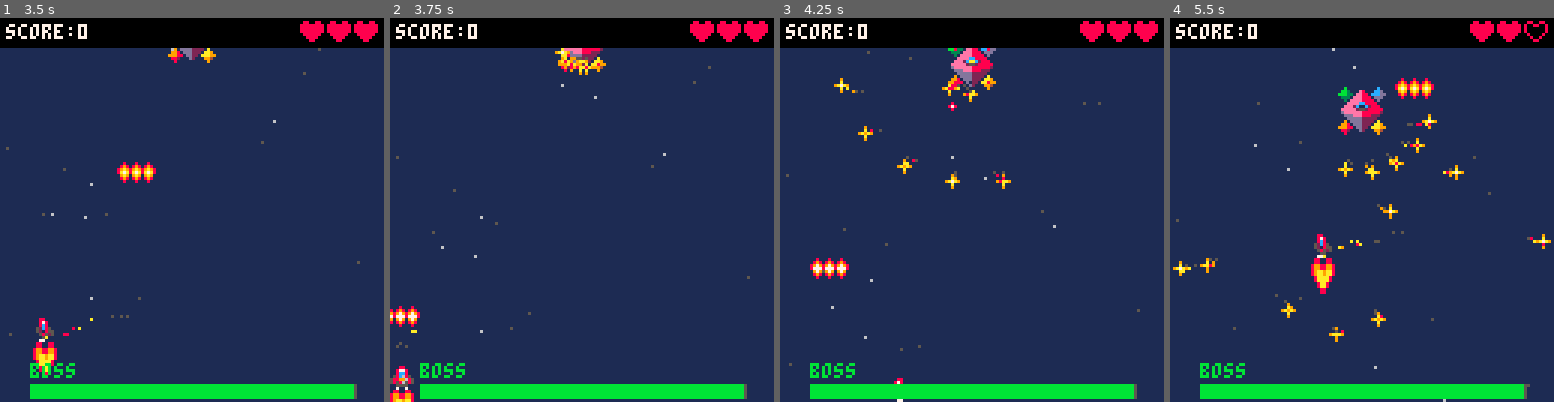
Above: before the commit, frames 1-4 (left to right).
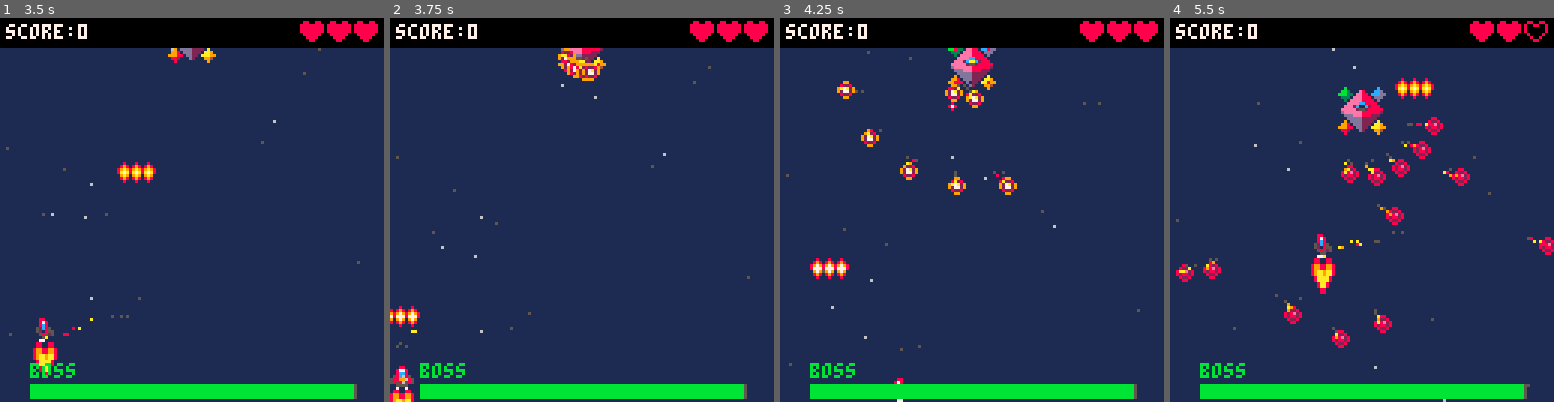
Above: after the commit, the same moments.

Repository: smithjustinn84-netizen/pico8-space-shooter
Game: PICO-8 cartridge boss.p8
Same seed, same stepped clock (60 frames per second), same inputs: the game is played once before the commit and once after it.
Inputs:
- Up to frame 1 (3.5 s): tap X (X key) at 0.33, 1.07, 1.85, 2.97 s; tap O (Z key) at 0.7, 1.7, 2.1, 2.5, 2.9, 3.3 s; hold Right 1.6-2.1 s; hold Up 2.15-2.42 s; hold Right 2.47-3.03 s; hold Left from 3.08 s (still down)
- Up to frame 2 (3.75 s): release Left at 3.58 s; hold Down from 3.63 s (still down); tap O (Z key) at 3.7 s
- Up to frame 3 (4.25 s): release Down at 3.97 s; hold Right from 4.02 s (still down); tap X (X key) at 4.08 s; tap O (Z key) at 4.1 s
- Up to frame 4 (5.5 s): tap O (Z key) at 4.5, 4.9, 5.3 s; release Right at 4.68 s; hold Up 4.73-5.03 s; hold Left from 5.08 s (still down); tap X (X key) at 5.2 s

Frame 1 is identical in both runs. In frame 2, 0.4% of the frame differs, in the area x 42-55%, y 7-17%; in frame 3, 1.0%; in frame 4, 2.0%, in the area x 0-100%, y 25-86%.

Commit message:
feat: animate boss projectiles and fix win screen syntax
- Render boss projectiles using animated sprites (sprites 17-18) instead of a simple 3x3 pixel cross.
- Correct syntax on the win/game over screen where print shorthand `?` was incorrectly used in an assignment to `hc`.
- Add `.gemini/` config directory, `*.zip`, and `export/` directories to `.gitignore`.
- Update sprite sheet graphics in both `space.p8` and `boss.p8`.

Diff:
--- a/boss.p8
+++ b/boss.p8
@@ -957,22 +957,9 @@
       self.dead = true
     end
   end
-  -- render: bright 3x3 cross with hot-white core
+  -- render: animated sprite
   e.render = function(self)
-    local cx = self.x + 2
-    local cy = self.y + 2
-    -- outer arms (orange)
-    pset(cx, cy - 2, 9)
-    pset(cx, cy + 2, 9)
-    pset(cx - 2, cy, 9)
-    pset(cx + 2, cy, 9)
-    -- inner ring (yellow)
-    pset(cx, cy - 1, 10)
-    pset(cx, cy + 1, 10)
-    pset(cx - 1, cy, 10)
-    pset(cx + 1, cy, 10)
-    -- hot white core
-    pset(cx, cy, 7)
+    spr(17 + tf(4, 2), self.x, self.y)
   end
   return e
 end
--- a/space.p8
+++ b/space.p8
@@ -288,16 +288,14 @@
 function make_end_state(win)
   local txt = win and "you win!" or "game over"
   local cols = win and { 11, 3, 11, 3 } or { 8, 9, 10, 9 }
-  local mx = win and 38 or 37
   return {
     update = function()
       go_t += 1
       update_stars()
-      if win and go_t > 0 and go_t % 30 == 0 then
+      if win and go_t % 30 == 0 then
         sfx(61)
         local fx, fy = 10 + rnd(108), 10 + rnd(80)
-        local c1 = 8 + flr(rnd(7))
-        local c2 = 8 + flr(rnd(7))
+        local c1, c2 = 8 + flr(rnd(7)), 8 + flr(rnd(7))
         for i = 1, 25 do
           add(entities, make_particle(fx, fy, { cols = { 7, c1, c2 }, spd = 1 + rnd(3), life = 20 + rnd(30), grav = 0.03, drag = 0.95, trail = true }))
         end
@@ -305,10 +303,7 @@
       end
       for e in all(entities) do
         e.update(e)
-        if e.dead then
-          del(entities, e)
-          if sublists[e.tag] then del(sublists[e.tag], e) end
-        end
+        if e.dead then del(entities, e) end
       end
       if go_t > 90 then
         if btnp(4) then go_to_game() end
@@ -327,14 +322,13 @@
       end
       wx = flr(sin(go_t * 0.07) * 1.5)
       cc = cols[flr(go_t * 0.08) % 4 + 1]
-      ?txt, mx + wx + 1, ty + 1, 1
-      ?txt, mx + wx, ty, cc
+      ?txt, 38 + wx, ty + 1, 1
+      ?txt, 37 + wx, ty, cc
       if go_t > 45 then
         ?"score: " .. final_score, 42, ty + 16, go_t > 65 and 7 or 6
       end
       if go_t > 60 then
-        hc = final_score >= hi_score and 10 or 6
-        ?"best:  " .. hi_score, 42, ty + 24, hc
+        ?"best:  " .. hi_score, 42, ty + 24, final_score >= hi_score and 10 or 6
       end
       if go_t > 90 and flr(go_t / 8) % 2 == 0 then
         ?"a:retry  b:title", 26, ty + 36, 6
@@ -814,7 +808,7 @@
   if s.h > s.max_h then s.dead = true end
 end
 
--- telegraph: brief red aim-dot along boss→player line, warns the next aimed burst
+-- telegraph: brief red aim-dot along bossヌ●★player line, warns the next aimed burst
 function boss_telegraph(e)
   local dx = (p.x + 4) - (e.x + 8)
   local dy = (p.y + 4) - (e.y + 8)
@@ -1131,11 +1125,11 @@
         end
         en.flash -= 1
       elseif en.combat_phase == 3 then
-        -- raging red: green outline + pink/blue body → red, white-hot flicker
+        -- raging red: green outline + pink/blue body ヌ●★ red, white-hot flicker
         pal(11, 8) pal(14, 8) pal(12, 8) pal(3, 2)
         if tf(10, 2) == 0 then pal(8, 7) end
       elseif en.combat_phase == 2 then
-        -- agitated orange: green/pink/blue → orange/yellow
+        -- agitated orange: green/pink/blue ヌ●★ orange/yellow
         pal(11, 9) pal(14, 9) pal(12, 10)
       end
       -- sprite x on sheet: idle (0,32) when calm, attack (16,32) when firing
@@ -1261,6 +1255,7 @@
   e.hy = 1
   e.hw = 4
   e.hh = 4
+  e.is_boss = src.is_boss
   -- move: travel in aimed direction, leave bright trail, expire when off-screen
   e.move = function(self)
     self.x += self.vx
@@ -1278,22 +1273,26 @@
       self.dead = true
     end
   end
-  -- render: bright 3x3 cross with hot-white core
+  -- render: animated sprite for boss, cross for others
   e.render = function(self)
-    local cx = self.x + 2
-    local cy = self.y + 2
-    -- outer arms (orange)
-    pset(cx, cy - 2, 9)
-    pset(cx, cy + 2, 9)
-    pset(cx - 2, cy, 9)
-    pset(cx + 2, cy, 9)
-    -- inner ring (yellow)
-    pset(cx, cy - 1, 10)
-    pset(cx, cy + 1, 10)
-    pset(cx - 1, cy, 10)
-    pset(cx + 1, cy, 10)
-    -- hot white core
-    pset(cx, cy, 7)
+    if self.is_boss then
+      spr(17 + tf(4, 2), self.x, self.y)
+    else
+      local cx = self.x + 2
+      local cy = self.y + 2
+      -- outer arms (orange)
+      pset(cx, cy - 2, 9)
+      pset(cx, cy + 2, 9)
+      pset(cx - 2, cy, 9)
+      pset(cx + 2, cy, 9)
+      -- inner ring (yellow)
+      pset(cx, cy - 1, 10)
+      pset(cx, cy + 1, 10)
+      pset(cx - 1, cy, 10)
+      pset(cx + 1, cy, 10)
+      -- hot white core
+      pset(cx, cy, 7)
+    end
   end
   return e
 end
@@ -1775,12 +1774,12 @@
 000000000055550088800888056cc6500055000088588e0005556000000055000e88588000065550000000000008800000088000000000000008800000088000
 00000000007007005500005505c00c50077000005605650005cc660000000770057507500066cc50000000000000000000088000000000000000000000000000
 00000000000000000000000000080000000800000000000000000000000b00000030300000000000009a0a900500005000000000000000000000000000000000
-0000000000088000000990000089800000898000001cc10000111100000b0000003b30000007700009a77a905006600500000000000000000000000000000000
-000000000082280000822800089a98000897980001cddc10011cc110003b3000003b3000007aa7009a7887a90060060000000000000000000000000000000000
-000a00000828e2800927a29008a7a800087778000cddddc001cccc10003b3000000b0000007aa700a787787a0600006000073000000b70000000000000000000
-009aa9000828828009277290009a9000009790000cddddc001cccc10003b3000000b000000077000a787787a060000600076b300003b67000000000000000000
-008aa8000082280000822800008980000089800001cddc10011cc110003b3000003b3000000000009a7887a90060060000b6b300003b6b000000000000000000
-0089980000088000000990000008000000080000001cc10000111100000b0000003b30000000000009a77a90500660050033b300003b63000000000000000000
+0000000000088000000990000089800000898000001cc10000111100000b0000003b30000007700009a77a905006600500000000000000000200002000000000
+000000000082280000822800089a98000897980001cddc10011cc110003b3000003b3000007aa7009a7887a90060060000000000000000000822228000000000
+000a00000828e2800927a29008a7a800087778000cddddc001cccc10003b3000000b0000007aa700a787787a0600006000073000000b70000889988000000000
+009aa9000828828009277290009a9000009790000cddddc001cccc10003b3000000b000000077000a787787a060000600076b300003b6700028aa82000000000
+008aa8000082280000822800008980000089800001cddc10011cc110003b3000003b3000000000009a7887a90060060000b6b300003b6b000289982000000000
+0089980000088000000990000008000000080000001cc10000111100000b0000003b30000000000009a77a90500660050033b300003b63000008800000000000
 00088000000000000000000000000000000000000000000000000000000b00000030300000000000009aa9000500005000033000000330000000000000000000
 005333000053330000000000000000000530033005000030000e0000000000002004400240044004a004400aa004400a00000000000000000000000000000000
 053b3330053b3330055555500555555053b33b335b3003b3002e20000e000e00042222400a2222a0042442400024420000000000000000000000000000000000
Not shown, changed: .gitignore
